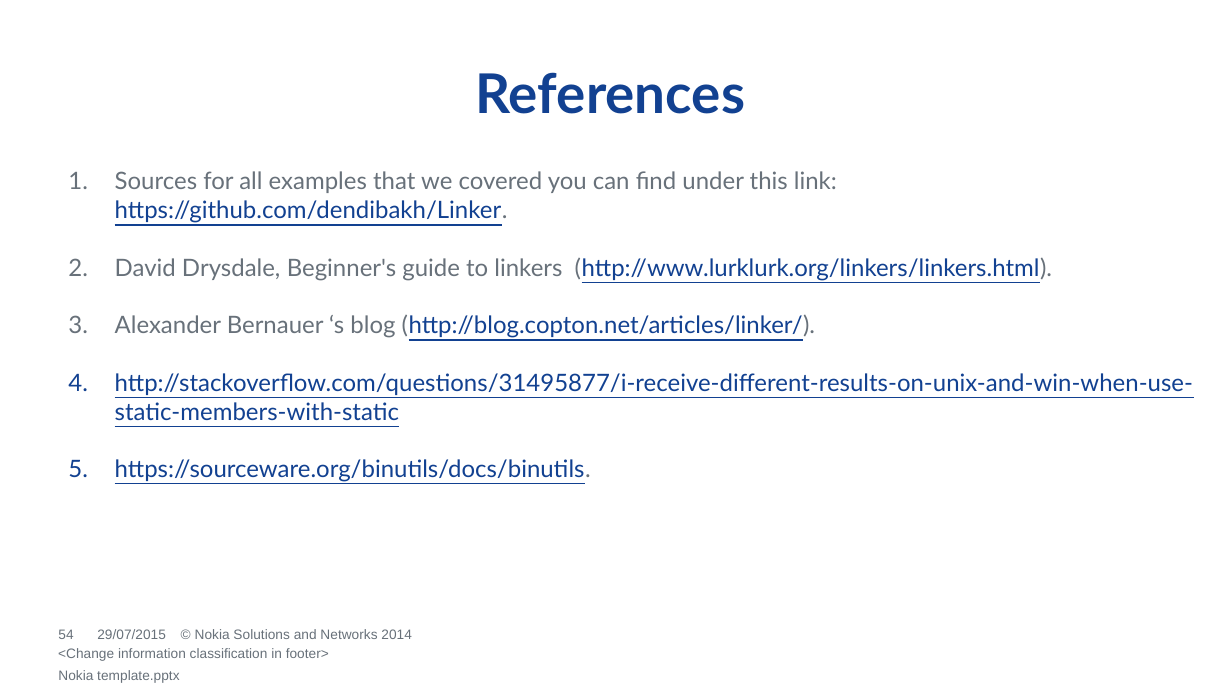
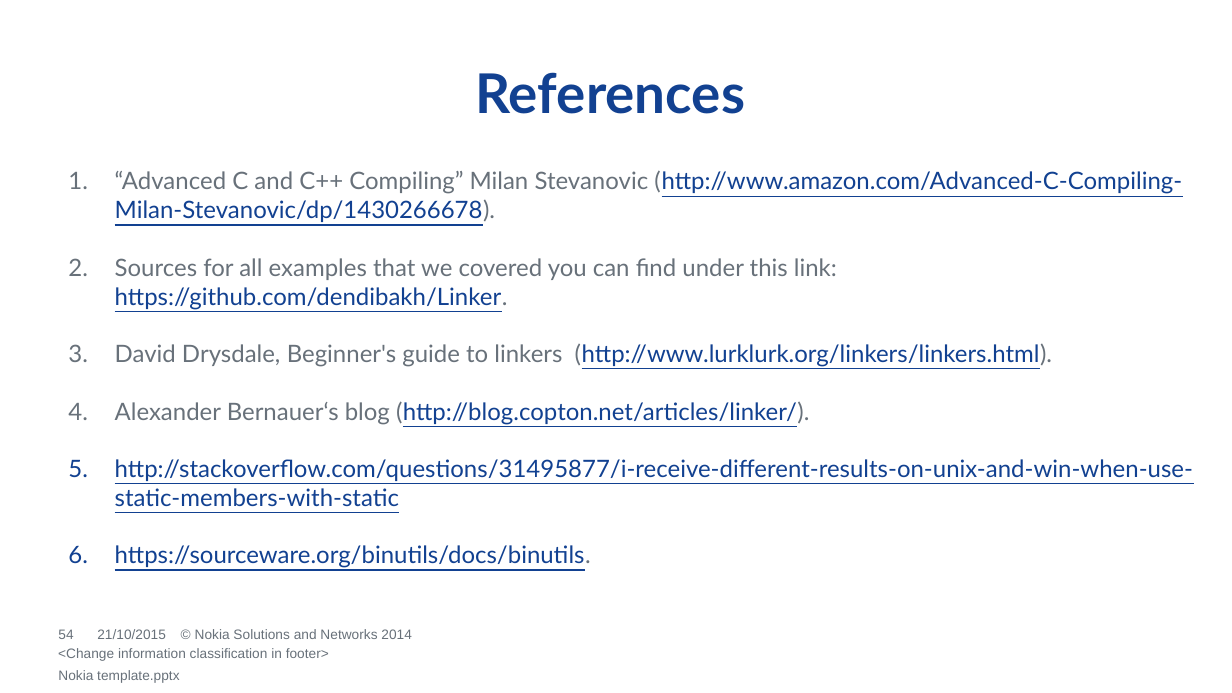
Before and after one commit to dendibakh/Linker, a slide deck: slide 54 of Diving into C++ linker.pptx. Drawn at 1232x693 pixels with LibreOffice and Linux fonts; fonts in the diff are those of the drawing; background and template pictures are left out. Boxes give left, top, right and bottom in pixels: in the first picture for what was removed or moved away, otherwise in the second. Text is boxed around its words. In the diff, an @@ line names an element or a change of style, - is before the commit and + after.

```diff
--- a/Diving into C++ linker.pptx
+++ b/Diving into C++ linker.pptx
@@ text at (x1=115, y1=170, x2=1182, y2=222): paragraph added @@
+1. “Advanced C and C++ Compiling” Milan Stevanovic (http://www.amazon.com/Advanced-C-Compiling-Milan-Stevanovic/dp/1430266678).
@@ text at (x1=115, y1=401, x2=809, y2=425): spaces changed @@
-3. Alexander Bernauer ‘s blog (http://blog.copton.net/articles/linker/).
+4. Alexander Bernauer‘s blog (http://blog.copton.net/articles/linker/).
@@ text at (x1=97, y1=629, x2=166, y2=639): text changed @@
-29/07/2015
+21/10/2015
```
Also in this commit, not shown: 55 other slides changed, 16 other files.
